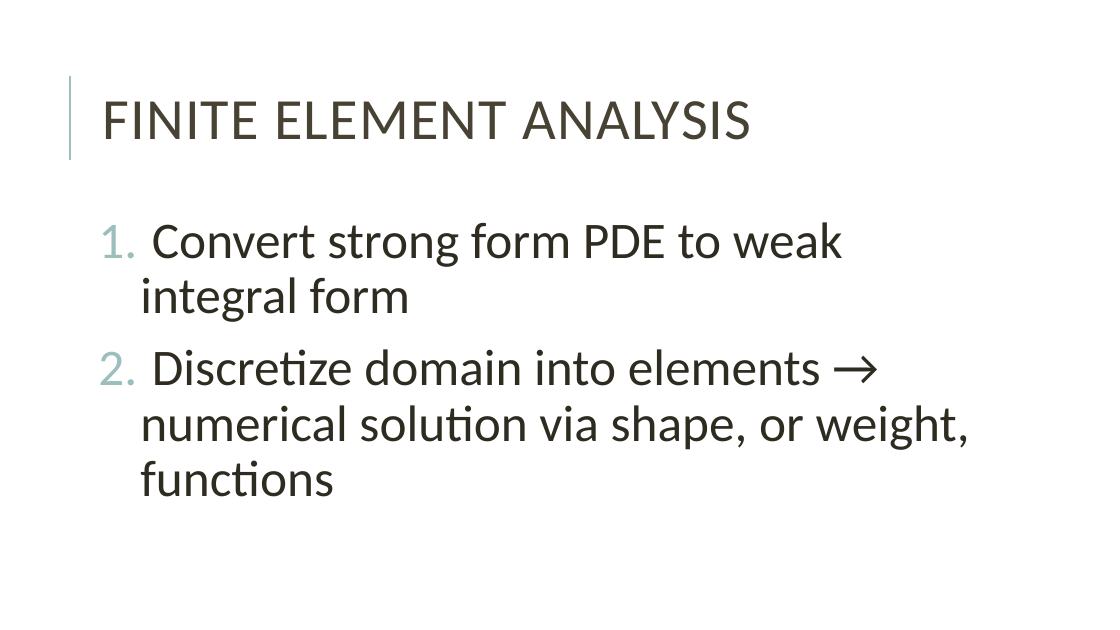
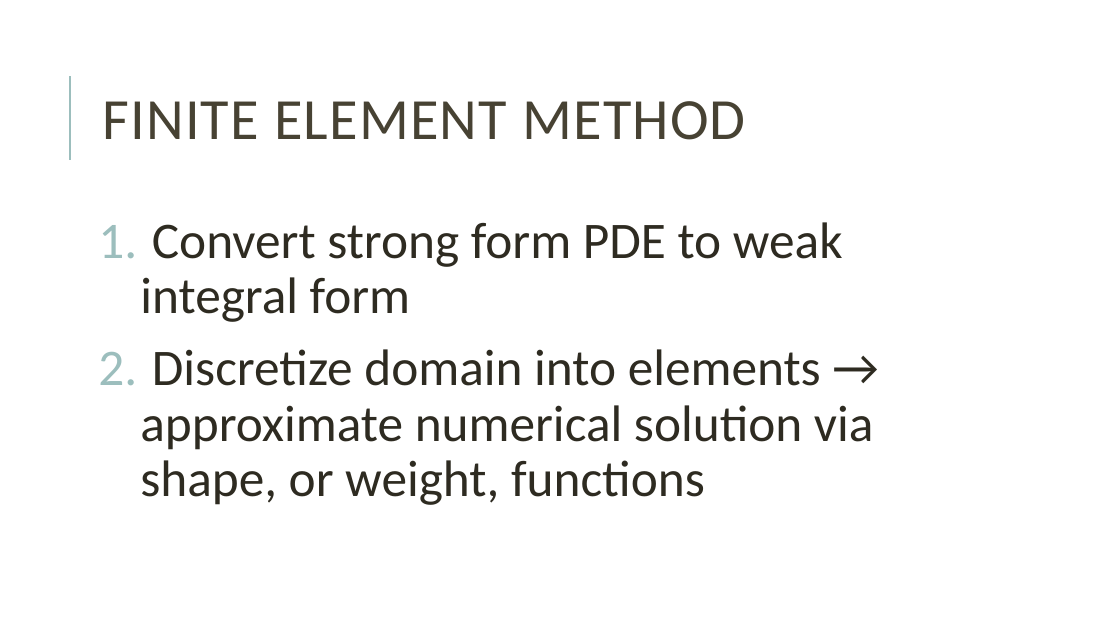
Before and after one commit to mblai35/Phase-FieldModelingFEM, a slide deck: slide 4 of PFMFEM.pptx (slide 3 before the commit). Drawn at 1120x630 pixels with LibreOffice and Linux fonts; fonts in the diff are those of the drawing. Boxes give left, top, right and bottom in pixels: in the first picture for what was removed or moved away, otherwise in the second. Text is boxed around its words. In the diff, an @@ line names an element or a change of style, - is before the commit and + after.

Commit message:
ppt in progress

```diff
--- a/PFMFEM.pptx
+++ b/PFMFEM.pptx
@@ title at box(102, 101, 745, 140): text changed @@
-FINITE ELEMENT ANALYSIS
+FINITE ELEMENT METHOD
@@ text at box(140, 349, 873, 505): text changed @@
-2. Discretize domain into elements → numerical solution via shape, or weight, functions
+2. Discretize domain into elements → approximate numerical solution via shape, or weight, functions
```
Also in this commit, not shown: 3 other slides changed, 8 slides added, 2 other files.
